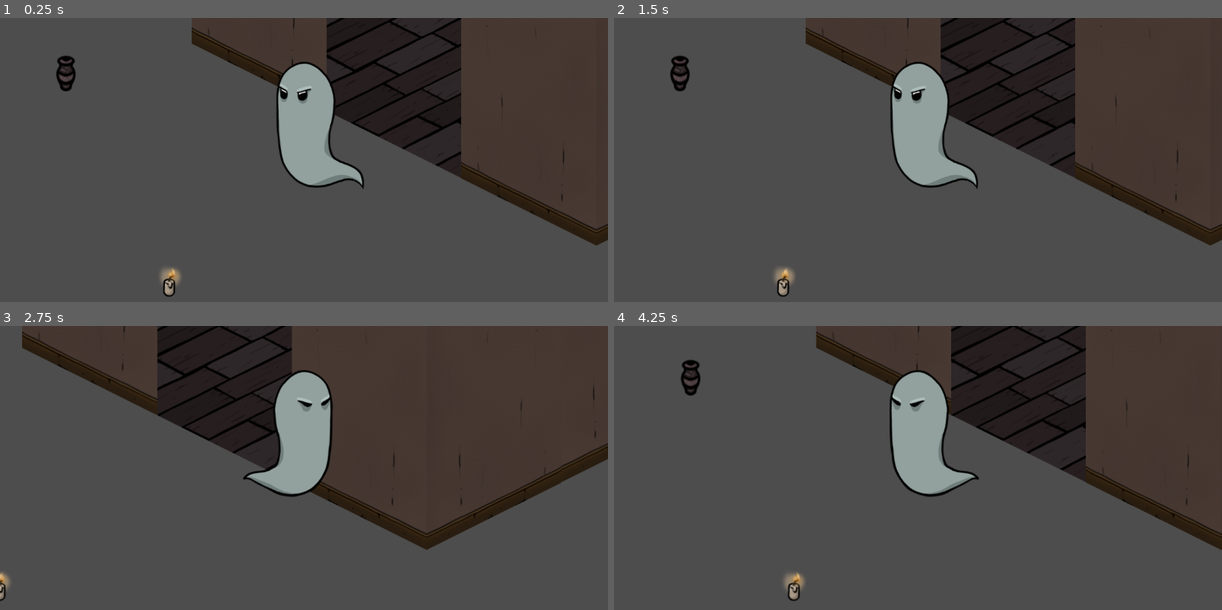
Above: before the commit, frames 1-4 (two rows, left to right).
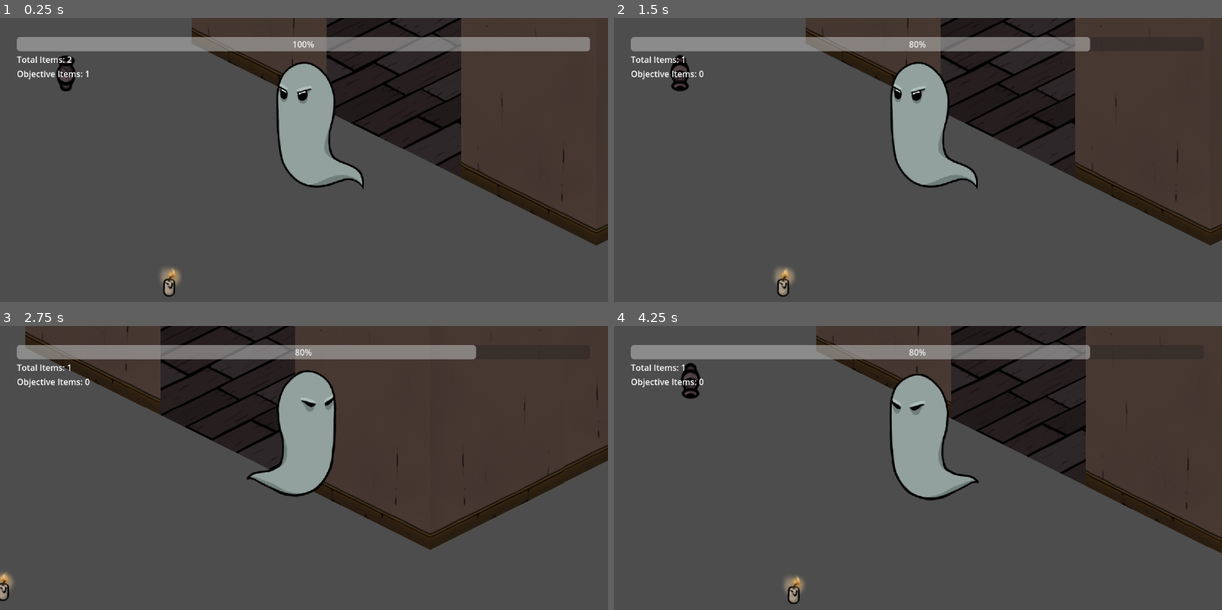
Above: after the commit, the same moments.

Repository: kevinpfeifle/haunting-grounds
Game: Godot game, scene res://scenes/game.tscn
The game is run twice, just before and just after one commit, with the same random seed, the same clock (stepped at 60 frames per second) and the same inputs.
Inputs (mouse positions are in pixels of both pictures, inside the frame that each line leads up to):
- Up to frame 1 (0.25 s): no input
- Up to frame 2 (1.5 s): tap Enter at 0.5 s; drag from (680, 71) to (784, 282) at 0.52 s; tap Space (center_camera) at 1.25 s; drag from (784, 282) to (680, 71) at 1.27 s
- Up to frame 3 (2.75 s): tap Enter at 2 s; move the mouse to (364, 422) at 2.02 s; hold D (player_right) from 2.03 s (still down); hold Left (camera_move_left, bound only after the commit) from 2.03 s (still down); click (364, 422) at 2.17 s; tap Right (camera_move_right, bound only after the commit) at 2.3 s
- Up to frame 4 (4.25 s): release D (player_right) at 2.75 s; release Left (camera_move_left, bound only after the commit) at 2.75 s; drag from (887, 564) to (735, 445) at 2.77 s; tap Space (center_camera) at 3.5 s; move the mouse to (1100, 547) at 3.52 s; hold A (player_left) from 3.53 s (still down); hold Up (camera_move_up, bound only after the commit) from 3.53 s (still down); click (1100, 547) at 3.8 s

The runs differ from the first frame. In frame 1, 5.1% of the frame differs, in the area x 2-98%, y 6-65%; in frame 2, 4.3%; in frame 3, 8.0%; in frame 4, 8.2%, in the area x 2-100%, y 0-98%.

Commit message:
Added different interaction types, UI elements, signaling for objectives

Diff:
--- a/project.godot
+++ b/project.godot
@@ -39,7 +39,7 @@
 }
 camera_drag={
 "deadzone": 0.5,
-"events": [Object(InputEventMouseButton,"resource_local_to_s …(115 unchanged characters)… alse,"meta_pressed":false,"button_mask":0,"position":Vector2(0, 0),"global_position":Vector2(0, 0),"factor":1.0,"button_index":2,"canceled":false,"pressed":false,"double_click":false,"script":null)
+"events": [Object(InputEventMouseButton,"resource_local_to_s …(115 unchanged characters)… alse,"meta_pressed":false,"button_mask":4,"position":Vector2(208, 19),"global_position":Vector2(217, 65),"factor":1.0,"button_index":3,"canceled":false,"pressed":true,"double_click":false,"script":null)
 ]
 }
 center_camera={
@@ -62,8 +62,42 @@
 "events": [Object(InputEventKey,"resource_local_to_scene":false,"resource_name":"","device":-1,"window_id":0,"alt_press …(192 unchanged characters)…
 ]
 }
+inspect={
+"deadzone": 0.5,
+"events": [Object(InputEventMouseButton,"resource_local_to_scene":false,"resource_name":"","device":-1,"window_id":0,"alt_pressed":false,"shift_pressed":false,"ctrl_pressed":false,"meta_pressed":false,"button_mask":2,"position":Vector2(68, 19),"global_position":Vector2(77, 65),"factor":1.0,"button_index":2,"canceled":false,"pressed":true,"double_click":false,"script":null)
+]
+}
+camera_move_left={
+"deadzone": 0.5,
+"events": [Object(InputEventKey,"resource_local_to_scene":false,"resource_name":"","device":-1,"window_id":0,"alt_pressed":false,"shift_pressed":false,"ctrl_pressed":false,"meta_pressed":false,"pressed":false,"keycode":0,"physical_keycode":4194319,"key_label":0,"unicode":0,"location":0,"echo":false,"script":null)
+]
+}
+camera_move_right={
+"deadzone": 0.5,
+"events": [Object(InputEventKey,"resource_local_to_scene":false,"resource_name":"","device":-1,"window_id":0,"alt_pressed":false,"shift_pressed":false,"ctrl_pressed":false,"meta_pressed":false,"pressed":false,"keycode":0,"physical_keycode":4194321,"key_label":0,"unicode":0,"location":0,"echo":false,"script":null)
+]
+}
+camera_move_up={
+"deadzone": 0.5,
+"events": [Object(InputEventKey,"resource_local_to_scene":false,"resource_name":"","device":-1,"window_id":0,"alt_pressed":false,"shift_pressed":false,"ctrl_pressed":false,"meta_pressed":false,"pressed":false,"keycode":0,"physical_keycode":4194320,"key_label":0,"unicode":0,"location":0,"echo":false,"script":null)
+]
+}
+camera_move_down={
+"deadzone": 0.5,
+"events": [Object(InputEventKey,"resource_local_to_scene":false,"resource_name":"","device":-1,"window_id":0,"alt_pressed":false,"shift_pressed":false,"ctrl_pressed":false,"meta_pressed":false,"pressed":false,"keycode":0,"physical_keycode":4194322,"key_label":0,"unicode":0,"location":0,"echo":false,"script":null)
+]
+}
+interact={
+"deadzone": 0.5,
+"events": [Object(InputEventMouseButton,"resource_local_to_scene":false,"resource_name":"","device":-1,"window_id":0,"alt_pressed":false,"shift_pressed":false,"ctrl_pressed":false,"meta_pressed":false,"button_mask":1,"position":Vector2(119, 2),"global_position":Vector2(128, 48),"factor":1.0,"button_index":1,"canceled":false,"pressed":true,"double_click":false,"script":null)
+]
+}
 
 [layer_names]
 
 2d_physics/layer_1="Map"
 2d_physics/layer_2="Ghost"
+
+[rendering]
+
+textures/canvas_textures/default_texture_filter=0
--- /dev/null
+++ b/scenes/art/ash_particle_material.tres
@@ -0,0 +1,16 @@
+[gd_resource type="ParticleProcessMaterial" format=3 uid="uid://d1uqe81tds4qt"]
+
+[resource]
+particle_flag_disable_z = true
+emission_shape = 1
+emission_sphere_radius = 6.18
+direction = Vector3(0, -1, 0)
+spread = 6.173
+initial_velocity_min = 89.18
+initial_velocity_max = 145.57
+gravity = Vector3(0, 100, 0)
+scale_min = 5.0
+scale_max = 8.0
+color = Color(0.43134, 0.43134, 0.43134, 1)
+hue_variation_min = -2.23517e-08
+hue_variation_max = 0.06
--- /dev/null
+++ b/scenes/art/ash_particles.tscn
@@ -0,0 +1,13 @@
+[gd_scene load_steps=2 format=3 uid="uid://cgpg86b4l2mf2"]
+
+[ext_resource type="Material" uid="uid://d1uqe81tds4qt" path="res://scenes/art/ash_particle_material.tres" id="1_tccpc"]
+
+[node name="AshParticles" type="Node2D"]
+
+[node name="GPUParticles2D" type="GPUParticles2D" parent="."]
+scale = Vector2(5.96568, 4.28431)
+emitting = false
+amount = 240
+process_material = ExtResource("1_tccpc")
+lifetime = 0.5
+one_shot = true
--- a/scenes/game.tscn
+++ b/scenes/game.tscn
@@ -1,15 +1,12 @@
 [gd_scene load_steps=5 format=3 uid="uid://tvytredbihgx"]
 
 [ext_resource type="PackedScene" uid="uid://bqbigqdlnqval" path="res://scenes/player/player_controller.tscn" id="1_pshu1"]
-[ext_resource type="PackedScene" uid="uid://djlla05rltbj1" path="res://scenes/map.tscn" id="2_25813"]
 [ext_resource type="PackedScene" uid="uid://cp38n3dvafl7g" path="res://scenes/levels/mourningwood_manor.tscn" id="2_uft56"]
 [ext_resource type="PackedScene" uid="uid://dn2swci5jusut" path="res://scenes/enemy/enemy.tscn" id="4_dafo8"]
+[ext_resource type="PackedScene" uid="uid://c35vc0xyg14g8" path="res://scenes/ui/UI.tscn" id="5_ej56s"]
 
 [node name="Game" type="Node2D"]
 y_sort_enabled = true
-
-[node name="Map" parent="." instance=ExtResource("2_25813")]
-visible = false
 
 [node name="Mourningwood Manor" parent="." instance=ExtResource("2_uft56")]
 position = Vector2(2, 89)
@@ -19,3 +16,5 @@
 
 [node name="Enemy" parent="Mourningwood Manor" instance=ExtResource("4_dafo8")]
 position = Vector2(-2145, 82)
+
+[node name="UI" parent="." instance=ExtResource("5_ej56s")]
--- a/scenes/levels/mourningwood_manor.tscn
+++ b/scenes/levels/mourningwood_manor.tscn
@@ -1,19 +1,16 @@
-[gd_scene load_steps=15 format=4 uid="uid://cp38n3dvafl7g"]
-
-[ext_resource type="TileSet" uid="uid://cevxebqg38bcs" path="res://assets/tilesets/mourningwood_manor.tres" id="1_2dm2y"]
-[ext_resource type="Script" path="res://scripts/building/room.gd" id="1_dnbas"]
-[ext_resource type="Script" path="res://scripts/objects/Spawner.gd" id="3_ujja3"]
-[ext_resource type="Script" path="res://scripts/objects/SpawnPoint.gd" id="4_c1ql2"]
-[ext_resource type="Script" path="res://scripts/objects/ObjectSpawnInfo.gd" id="5_a8rl4"]
-[ext_resource type="PackedScene" uid="uid://dijyi56o1lbdt" path="res://scenes/objects/candle.tscn" id="6_0wjly"]
-[ext_resource type="PackedScene" uid="uid://dtdeplaixpape" path="res://scenes/objects/urn.tscn" id="7_5qc06"]
+[gd_scene load_steps=30 format=4 uid="uid://cp38n3dvafl7g"]
 
 [ext_resource type="TileSet" uid="uid://cevxebqg38bcs" path="res://assets/tilesets/mourningwood_manor.tres" id="1_2dm2y"]
 [ext_resource type="Script" path="res://scripts/building/room.gd" id="1_dnbas"]
 [ext_resource type="Texture2D" uid="uid://def5j3a1egmqy" path="res://assets/sprites/building/walls/wall_brown_left.png" id="3_2sm6x"]
+[ext_resource type="Script" path="res://scripts/objects/Spawner.gd" id="3_ujja3"]
+[ext_resource type="Script" path="res://scripts/objects/SpawnPoint.gd" id="4_c1ql2"]
 [ext_resource type="Texture2D" uid="uid://c72eu46d86vst" path="res://assets/sprites/building/walls/wall_brown_right.png" id="4_kxjlg"]
 [ext_resource type="Texture2D" uid="uid://cos74mgspbe6y" path="res://assets/sprites/building/floors/floor_wood.png" id="5_1q5ai"]
+[ext_resource type="Script" path="res://scripts/objects/ObjectSpawnInfo.gd" id="5_a8rl4"]
+[ext_resource type="PackedScene" uid="uid://dijyi56o1lbdt" path="res://scenes/objects/candle.tscn" id="6_0wjly"]
 [ext_resource type="Texture2D" uid="uid://dm3vw4kq5px2a" path="res://assets/sprites/building/ceilings/ceiling_shadow_center.png" id="6_1f1hp"]
+[ext_resource type="PackedScene" uid="uid://dtdeplaixpape" path="res://scenes/objects/urn.tscn" id="7_5qc06"]
 [ext_resource type="Texture2D" uid="uid://5t83pm5jn36f" path="res://assets/sprites/building/floors/floor_purple.png" id="7_jlp12"]
 [ext_resource type="Texture2D" uid="uid://bo61q7pjmg38w" path="res://assets/sprites/building/walls/wall_brown_front_corner.png" id="8_673cg"]
 [ext_resource type="Texture2D" uid="uid://cgg4f1qtdnda2" path="res://assets/sprites/building/walls/walL_brown_back_corner.png" id="9_j3ah8"]
@@ -221,5 +218,6 @@
 script = ExtResource("4_c1ql2")
 spawn_chance = 70.0
 possible_items = Array[ExtResource("5_a8rl4")]([SubResource("Resource_c7gs1")])
+
 [connection signal="body_entered" from="TestRoom/RoomArea" to="TestRoom" method="_on_room_area_body_entered"]
 [connection signal="body_exited" from="TestRoom/RoomArea" to="TestRoom" method="_on_room_area_body_exited"]
--- a/scenes/objects/candle.tscn
+++ b/scenes/objects/candle.tscn
@@ -71,6 +71,8 @@
 
 [node name="Candle" instance=ExtResource("1_gby4o")]
 script = ExtResource("2_d1ht6")
+object_name = "Candle"
+description = "This is a candle"
 
 [node name="AnimatedSprite2D" type="AnimatedSprite2D" parent="." index="0"]
 sprite_frames = SubResource("SpriteFrames_hqqc5")
--- a/scenes/objects/urn.tscn
+++ b/scenes/objects/urn.tscn
@@ -1,8 +1,14 @@
-[gd_scene load_steps=2 format=3 uid="uid://dtdeplaixpape"]
+[gd_scene load_steps=4 format=3 uid="uid://dtdeplaixpape"]
 
 [ext_resource type="PackedScene" uid="uid://875d3auqxh85" path="res://scenes/objects/default_object.tscn" id="1_ccrlt"]
+[ext_resource type="Script" path="res://scripts/objects/urn.gd" id="2_fpig4"]
+[ext_resource type="PackedScene" uid="uid://cgpg86b4l2mf2" path="res://scenes/art/ash_particles.tscn" id="3_t6qah"]
 
 [node name="Urn" instance=ExtResource("1_ccrlt")]
-object_name = "Urn"
-description = "It holds ashes"
+script = ExtResource("2_fpig4")
+object_name = "An Urn"
+description = "This is where your ashes are"
 is_objective_item = true
+
+[node name="AshParticles" parent="." index="3" instance=ExtResource("3_t6qah")]
+position = Vector2(0, -31)
--- a/scenes/player/player_controller.tscn
+++ b/scenes/player/player_controller.tscn
@@ -12,6 +12,8 @@
 scale = Vector2(1.00901, 1.05702)
 script = ExtResource("1_1yned")
 zoom_speed = 0.178
+max_zoom = null
+camera_speed = null
 
 [node name="RayCast2D" type="RayCast2D" parent="Camera"]
 collision_mask = 2
--- /dev/null
+++ b/scenes/ui/UI.tscn
@@ -0,0 +1,41 @@
+[gd_scene load_steps=2 format=3 uid="uid://c35vc0xyg14g8"]
+
+[ext_resource type="Script" path="res://scripts/ui/ui.gd" id="1_7lv13"]
+
+[node name="UI" type="CanvasLayer"]
+script = ExtResource("1_7lv13")
+
+[node name="Control" type="Control" parent="."]
+layout_mode = 3
+anchors_preset = 0
+offset_right = 40.0
+offset_bottom = 40.0
+mouse_filter = 1
+
+[node name="MarginContainer" type="MarginContainer" parent="Control"]
+layout_mode = 0
+offset_right = 1150.0
+offset_bottom = 650.0
+theme_override_constants/margin_left = 32
+theme_override_constants/margin_top = 32
+theme_override_constants/margin_right = 32
+theme_override_constants/margin_bottom = 32
+
+[node name="VBoxContainer" type="VBoxContainer" parent="Control/MarginContainer"]
+layout_mode = 2
+size_flags_vertical = 0
+
+[node name="HBoxContainer" type="HBoxContainer" parent="Control/MarginContainer/VBoxContainer"]
+layout_mode = 2
+
+[node name="HallowednessBar" type="ProgressBar" parent="Control/MarginContainer/VBoxContainer"]
+unique_name_in_owner = true
+layout_mode = 2
+
+[node name="TotalItemsLabel" type="Label" parent="Control/MarginContainer/VBoxContainer"]
+unique_name_in_owner = true
+layout_mode = 2
+
+[node name="ObjectiveItemsLabel" type="Label" parent="Control/MarginContainer/VBoxContainer"]
+unique_name_in_owner = true
+layout_mode = 2
--- a/scripts/enemy/enemy.gd
+++ b/scripts/enemy/enemy.gd
@@ -1,8 +1,8 @@
+class_name Enemy
 extends enemy_movement
 
 func _ready():
     random_generation()
-    print(dir)
 
 func _on_timer_timeout():
     random_generation()
--- a/scripts/enemy/enemy_movement.gd
+++ b/scripts/enemy/enemy_movement.gd
@@ -7,7 +7,7 @@
 var current_states
 var dir
 
-func _physics_process(delta):
+func _physics_process(_delta):
 	match current_states:
 		enemy_states.MOVERIGHT:
 			move_right()
@@ -22,7 +22,6 @@
 #generates a random num from 0-3 for random_direction
 func random_generation():
 	dir = randi() % 4
-	print(dir)
 	random_direction()
 
 func random_direction():
--- a/scripts/objects/DefaultObject.gd
+++ b/scripts/objects/DefaultObject.gd
@@ -9,16 +9,27 @@
 
 @export var is_objective_item: bool = false
 
+var is_destroyed: bool = false
+
+signal destroyed(object: DefaultObject)
+
 func _ready() -> void:
     if anim_sprite != null:
         sprite.visible = false
 
+func destroy() -> void:
+    if not is_destroyed:
+        is_destroyed = true
+        destroyed.emit(self)
 
-func interact_player() -> void:
+func interact() -> void:
     print("Interacting with: %s" % object_name)
 
-func interact_npc() -> void:
-    print("NPC Interacted with: %s" % object_name)
+func contact_player() -> void:
+    print("Contacted with: %s" % object_name)
+
+func contact_npc() -> void:
+    print("Enemy contact with: %s" % object_name)
 
 func inspect() -> void:
     print("Object Name: %s" % object_name)
@@ -29,11 +40,13 @@
         print("This item is not of much significance to you.")
 
 func _on_area_2d_body_entered(body: Node) -> void:
-    if body.name == "Character":
-        interact_player()
-    # elif body is NPC:
-    #     interact_npc()
+    if body is Character:
+        contact_player()
+    elif body is Enemy:
+        contact_npc()
 
 func _on_area_2d_input_event(_viewport: Node, event: InputEvent, _shape_idx: int) -> void:
-        if event is InputEventMouseButton and event.button_index == MOUSE_BUTTON_RIGHT and event.pressed:
-            inspect()
+    if event.is_action_pressed("interact"):
+        interact()
+    if event.is_action_pressed("inspect"):
+        inspect()
--- a/scripts/objects/candle.gd
+++ b/scripts/objects/candle.gd
@@ -5,5 +5,11 @@
 	super.inspect()
 
 	# toggle anim_sprite and sprite visibility
+	if (not is_destroyed):
+		turn_off()
+
+func turn_off() -> void:
 	anim_sprite.visible = !anim_sprite.visible
 	sprite.visible = !sprite.visible
+
+	super.destroy()
--- /dev/null
+++ b/scripts/objects/urn.gd
@@ -0,0 +1,19 @@
+class_name Urn
+extends DefaultObject
+
+func inspect():
+	if not is_destroyed:
+		var ashes_instance = $AshParticles
+		var gpu_particles = ashes_instance.get_node("GPUParticles2D")
+		gpu_particles.emitting = true
+
+		super.inspect()
+
+func interact():
+	super.interact()
+	destroy()
+
+func destroy():
+	if not is_destroyed:
+		sprite.flip_v = true
+		super.destroy()
--- a/scripts/player/camera.gd
+++ b/scripts/player/camera.gd
@@ -2,6 +2,8 @@
 extends Camera2D
 
 @export_range(0.0, 1.0) var zoom_speed: float = 0.25
+@export_range(0, 10) var max_zoom: int = 5
+@export_range(100, 1000) var camera_speed: int = 400
 
 var player: Character
 var player_last_pos: Vector2
@@ -11,10 +13,18 @@
 var camera_lock: bool = true
 var dragging: bool = false
 
-func _process(_delta):
+func _process(delta):
 	if camera_lock and (player_last_pos != player.position):
 		position = player.position
 		player_last_pos = player.position
+	if Input.is_action_pressed("camera_move_left"):
+		position -= Vector2(camera_speed / zoom.x, 0) * delta
+	if Input.is_action_pressed("camera_move_right"):
+		position += Vector2(camera_speed / zoom.x, 0) * delta
+	if Input.is_action_pressed("camera_move_up"):
+		position -= Vector2(0, camera_speed / zoom.y) * delta
+	if Input.is_action_pressed("camera_move_down"):
+		position += Vector2(0, camera_speed / zoom.y) * delta
 
 func _input(event):
 	if event.is_action("camera_drag"):
@@ -27,7 +37,7 @@
 	elif event is InputEventMouseMotion and dragging:
 		position = ((mouse_position - event.position) / zoom) + camera_position
 	elif event.is_action_pressed("camera_zoom_in"):
-		if zoom != Vector2(4, 4):
+		if zoom != Vector2(max_zoom, max_zoom):
 			zoom += Vector2(zoom_speed, zoom_speed)
 	elif event.is_action_pressed("camera_zoom_out"):
 		if zoom != Vector2(1, 1):
--- /dev/null
+++ b/scripts/ui/ui.gd
@@ -0,0 +1,49 @@
+extends CanvasLayer  # Assuming the UI node extends Control or a similar base class
+
+@export var max_hallowedness: int = 100
+@export var hallowedness_hit: float = 20
+@export var map_name: String = "Mourningwood Manor"
+
+@onready var hallowedness_bar = %HallowednessBar
+@onready var total_items_label = %TotalItemsLabel
+@onready var objective_items_label = %ObjectiveItemsLabel
+
+var total_spawned: int = 0
+var objective_items_spawned: int = 0
+var current_hallowedness: int
+
+func _ready() -> void:
+	current_hallowedness = max_hallowedness
+	hallowedness_bar.value = max_hallowedness
+
+	get_tree().connect("node_added", Callable(self, "_on_node_added"))
+
+func _on_node_added(node: Node) -> void:
+	if node is DefaultObject:
+		print("DefaultObject added to UI: %s" % node.object_name)
+		total_spawned += 1
+
+		if node.is_objective_item:
+			objective_items_spawned += 1
+
+		node.connect("destroyed", Callable(self, "on_item_destroyed"))
+
+		total_items_label.text = "Total Items: %d" % total_spawned
+		objective_items_label.text = "Objective Items: %d" % objective_items_spawned
+
+func on_item_destroyed(node: DefaultObject) -> void:
+	if total_spawned > 0:
+		total_spawned -= 1
+		total_items_label.text = "Total Items: %d" % total_spawned
+	if node.is_objective_item:
+		if objective_items_spawned > 0:
+			objective_items_spawned -= 1
+			objective_items_label.text = "Objective Items: %d" % objective_items_spawned
+
+			decrement_hallowedness()
+
+func decrement_hallowedness() -> void:
+	var decrement_value = max_hallowedness * (hallowedness_hit / 100)
+	current_hallowedness = max(0, current_hallowedness - decrement_value)
+
+	hallowedness_bar.value = current_hallowedness
